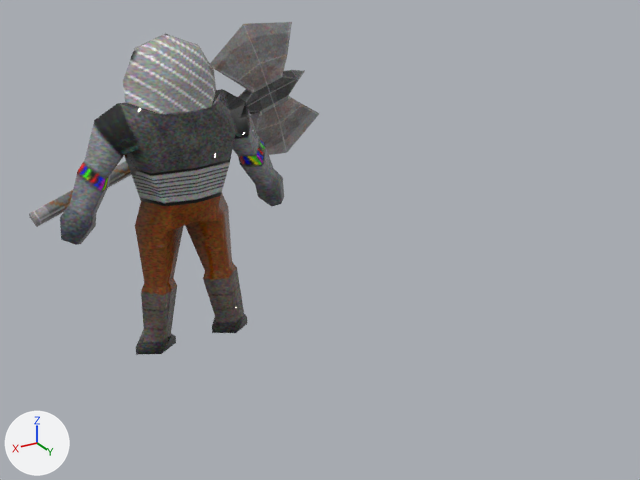
Two versions of the FBX model Assets/pruebas/Export_Unity/Animaciones/Pesado/Death.fbx, one commit apart.
Camera for both pictures: a 50 mm camera at (0.282, 0.284, 0.213) aimed at (0.073, -0.064, 0.039). The lights are fixed; the arrows at lower left show +X, +Y and +Z. Where no turn or scale is listed for an object, it has been applied to the vertices.
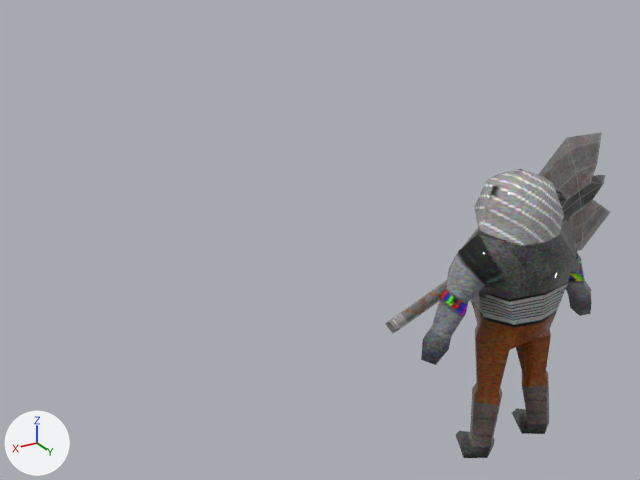
Location of each change, (x1, y1, x2, y2) in pixels of the pictures (640 x 480 px):
'Box001', moved: before (60, 34, 284, 355); after (421, 169, 592, 458)
'Cylinder001', moved: before (29, 22, 319, 227); after (385, 132, 610, 333)

Edits to the bpy script that builds the scene:
```text
Change ob_cylinder001:
    ob_cylinder001.location: (0.1823, -0.1075, 0.0674) -> (0.0363, -0.0285, 0.0077)
Change ob_box001:
    ob_box001.location: (0.1377, -0.0785, 0.0714) -> (-0.0011, -0.0003, 0.0087)
```
